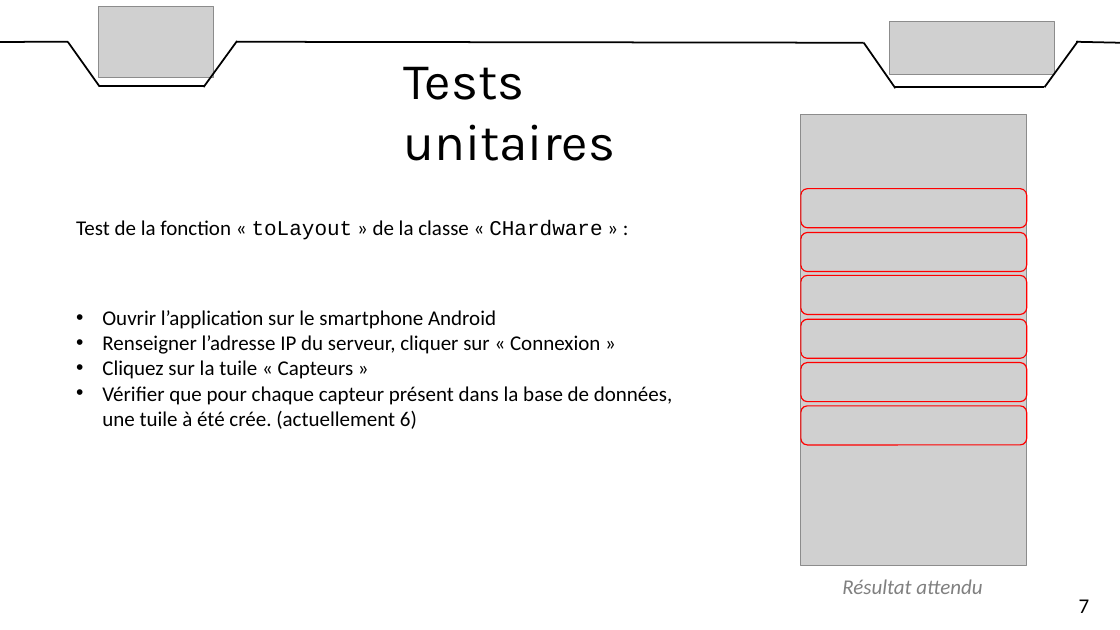
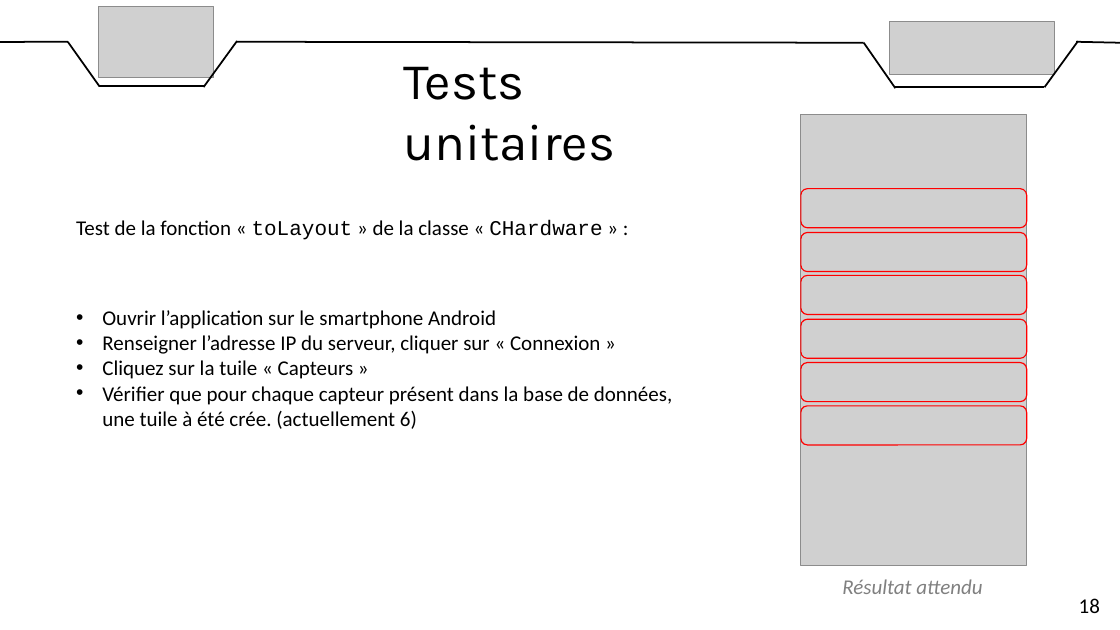
Before and after one commit to DylanChe/SupervisionSerre, a slide deck: slide 20 of oral_projet/revue_final/diaporama_revue_final_dylan.pptx (slide 16 before the commit). Drawn at 1120x630 pixels with LibreOffice and Linux fonts; fonts in the diff are those of the drawing; grey boxes stand for pictures. Boxes give left, top, right and bottom in pixels: in the first picture for what was removed or moved away, otherwise in the second. Text is boxed around its words. In the diff, an @@ line names an element or a change of style, - is before the commit and + after.

```diff
--- a/oral_projet/revue_final/diaporama_revue_final_dylan.pptx
+++ b/oral_projet/revue_final/diaporama_revue_final_dylan.pptx
@@ text at (1079, 598, 1100, 613): text changed @@
-7
+18
```
Also in this commit, not shown: 5 other slides changed, 6 slides added, 1 slide removed.
